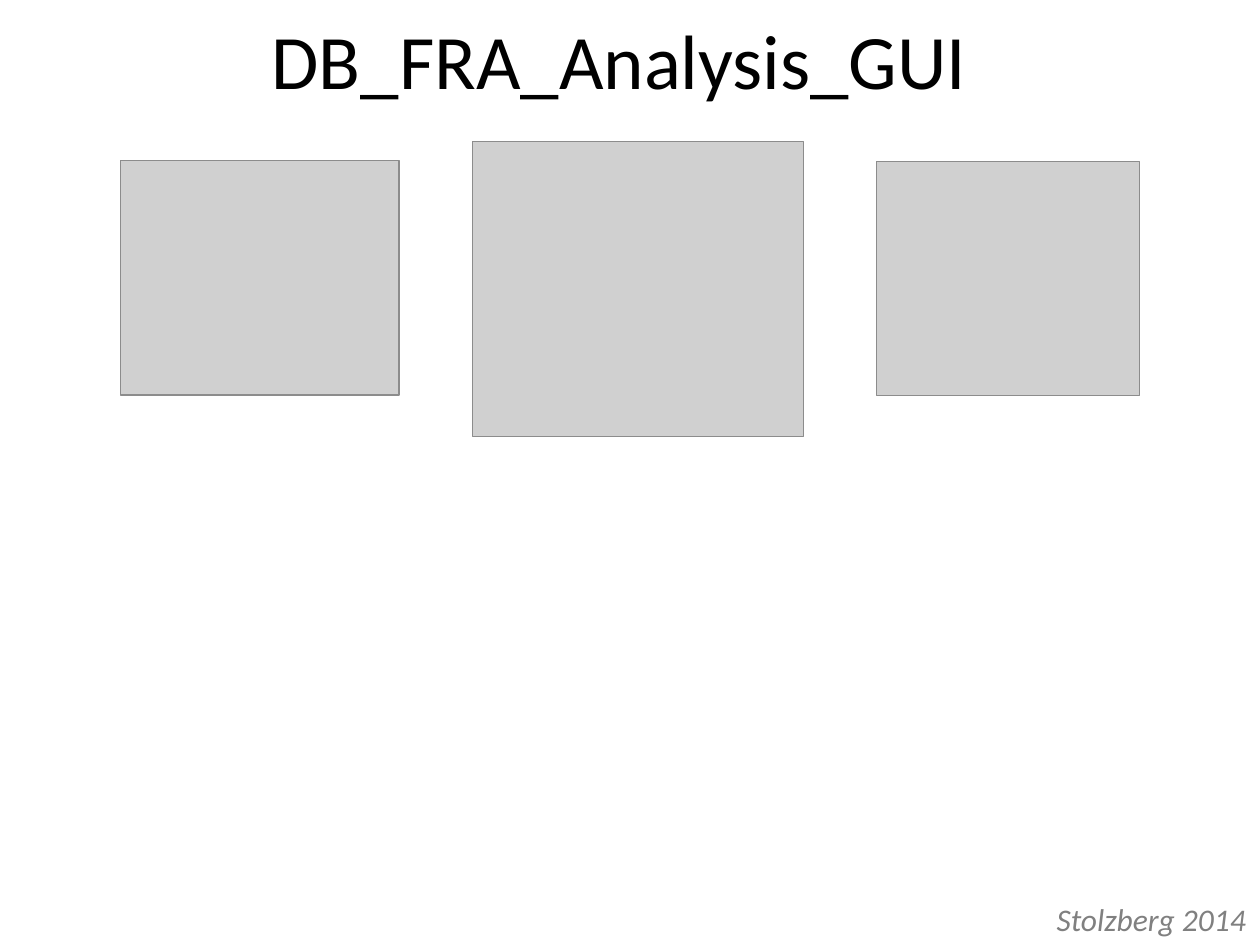
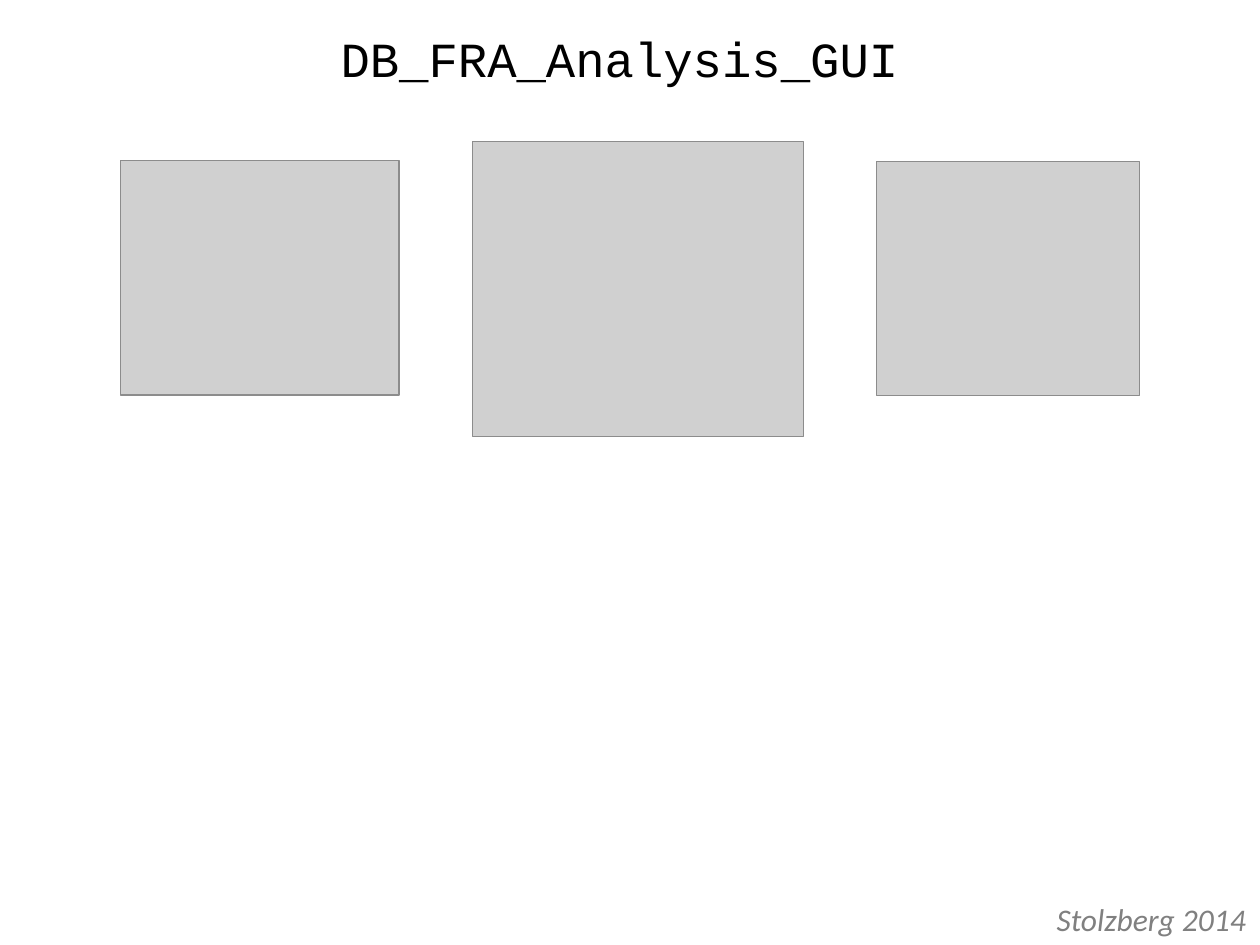
Before and after one commit to paumailo/ephys, a slide deck: slide 1 of analysis/Using_DB_FRA_Analysis.pptx. Drawn at 1260x945 pixels with LibreOffice and Linux fonts; fonts in the diff are those of the drawing; grey boxes stand for pictures. Boxes give left, top, right and bottom in pixels: in the first picture for what was removed or moved away, otherwise in the second. Text is boxed around its words. In the diff, an @@ line names an element or a change of style, - is before the commit and + after.

```diff
--- a/analysis/Using_DB_FRA_Analysis.pptx
+++ b/analysis/Using_DB_FRA_Analysis.pptx
@@ title "DB_FRA_Analysis_GUI" at bbox=[341, 42, 899, 87]: size 44 to 28 pt, font Calibri to Courier New @@
```
Also in this commit, not shown: 2 other slides changed, 1 other file.
